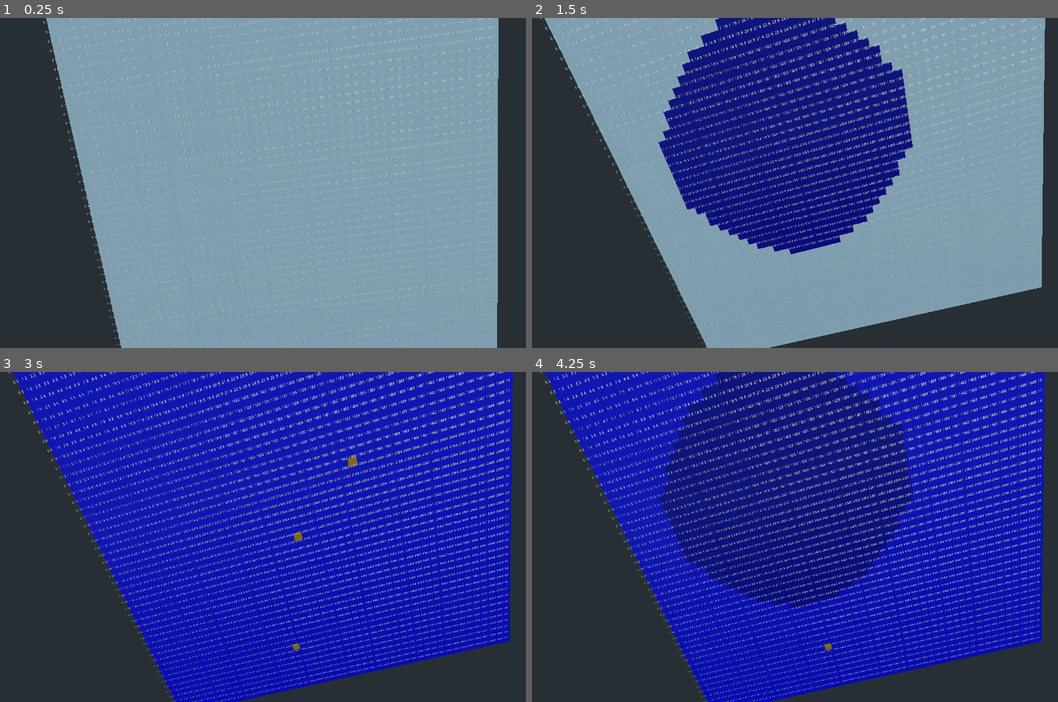
Above: before the commit, frames 1-4 (two rows, left to right).
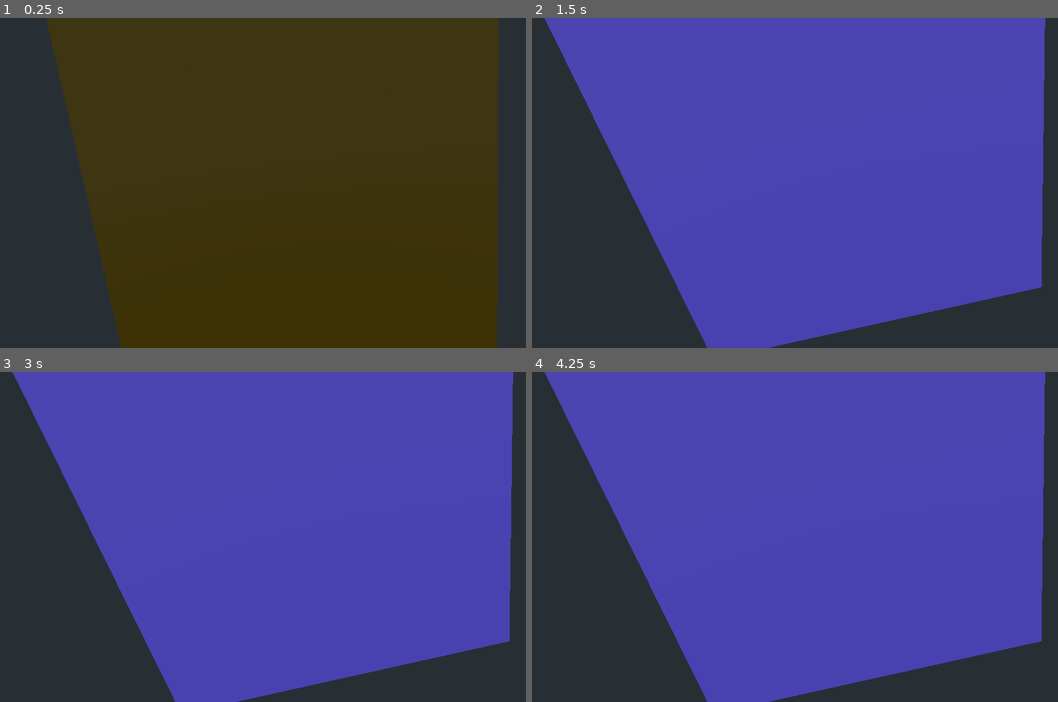
Above: after the commit, the same moments.

Repository: nestorac/earth
Game: Godot game, scene res://Globe.tscn
The game is run twice, just before and just after one commit, with the same random seed, the same clock (stepped at 60 frames per second) and the same inputs.
Inputs (mouse positions are in pixels of both pictures, inside the frame that each line leads up to):
- Up to frame 1 (0.25 s): no input
- Up to frame 2 (1.5 s): move the mouse to (910, 166) at 0.52 s; hold T (test1) 0.53-1.28 s; tap G (test2, bound only after the commit) at 0.8, 1.35 s; move the mouse to (674, 199) at 1.27 s
- Up to frame 3 (3 s): tap T (test1) at 1.55 s; tap Enter at 2 s; move the mouse to (310, 464) at 2.02 s; hold W (set_forest) 2.03-2.78 s; tap G (test2, bound only after the commit) at 2.3 s; tap Space (spawn_cells) at 2.75 s; move the mouse to (226, 603) at 2.77 s; tap E (set_land) at 2.85 s
- Up to frame 4 (4.25 s): tap T (test1) at 3.05 s; tap Enter at 3.5 s; move the mouse to (958, 586) at 3.52 s; hold Q (set_sea) from 3.53 s (still down); tap G (test2, bound only after the commit) at 3.8 s

The runs differ from the first frame. In frame 1, 79% of the frame differs, in the area x 8-95%, y 0-100%; in frame 2, 75%; in frame 3, 69%; in frame 4, 71%.
Error in both runs: Attempt to call function 'get_surface_material' in base 'null instance' on a null instance. (res://Scripts/hexagon.gd:7)

Commit message:
Now, water well drawn.

Diff:
--- a/Scripts/MeshOfSquares.gd
+++ b/Scripts/MeshOfSquares.gd
@@ -27,30 +27,40 @@
 	random_land.set_terrain(terrain, 1.0)
 
 
+func get_random_coordinates():
+	randomize()
+	var x = randi() % (width - 1)
+	var y = randi() % (height - 1)
+
+	return [x,y]
 
 func impact(x, y, radius, terrain):
 	var square = get_square(x,y)
 	# square.set_terrain(terrain, 1.0)
 
 	for i in range(radius):
+		var aliasing = 1.0
 		var distance = round ( radius - round( (i*i) / (PI*PI*2) ) )
+#		print ("i: " + str(i) + ", radius: " + str(radius))
 		for j in range( distance ):
-			var aliasing
-			if (j < distance):
-				aliasing = 0.7
-#				print ("Aliasing: " + str(aliasing))
+			if (j == (distance - 1) ):
+				aliasing = fmod((i*i) / (PI*PI*2), 1.0)
+				print (aliasing)
 			else:
 				aliasing = 1.0
-#				print ("Aliasing: " + str(aliasing))
 
 			square = get_square(x+i, y+j)
-			square.set_terrain(terrain, aliasing)
+			if square:
+				square.add_terrain_water(aliasing)
 			square = get_square(x+i, y-j)
-			square.set_terrain(terrain, aliasing)
+			if square:
+				square.add_terrain_water(aliasing)
 			square = get_square(x-i,y+j)
-			square.set_terrain(terrain, aliasing)
+			if square:
+				square.add_terrain_water(aliasing)
 			square = get_square(x-i,y-j)
-			square.set_terrain(terrain, aliasing)
+			if square:
+				square.add_terrain_water(aliasing)
 
 
 func get_square(x, y):
@@ -67,11 +77,8 @@
 
 func _process(delta):
 	if Input.is_action_pressed("test1"):
-		impact(20,20,15,WATER)
-#		var sqr = get_square(5,100)
-#		if (sqr != null):
-#			sqr.set_terrain(ICE)
-#			print(sqr)
+		var xy = get_random_coordinates()
+		impact(xy[0],xy[1],randi()%20,WATER)
 	if Input.is_action_pressed("update_terrains"):
 		create_sea()
 		for i in islands:
--- a/Scripts/Square.gd
+++ b/Scripts/Square.gd
@@ -1,8 +1,6 @@
 extends MeshInstance
 
 class_name Square
-
-enum {WATER, LAND, ICE, GRASS}
 
 var escaque_label = Label3D.new()
 
@@ -10,11 +8,13 @@
 var vertices = PoolVector3Array()
 var UVs = PoolVector2Array()
 var mat = SpatialMaterial.new()
-var color = Color(0.5, 0, 0)
-export var terrain = WATER
+var color = Color(0, 0, 0)
 var st = SurfaceTool.new()
 
-var depth = 1.0 # between 0 and 1
+var water_depth = 0.0 # between 0 and 1
+var land_depth = 0.5 # between 0 and 1
+var ice_depth = 0.0 # between 0 and 1
+var grass = false
 
 var up
 var down
@@ -23,6 +23,10 @@
 
 var escaque = Vector2(0,0)
 
+
+func _process(delta):
+	if Input.is_action_pressed("test2"):
+		draw_square()
 
 func set_neighbors(_up, _down, _left, _right):
 	if (_up != null):
@@ -66,22 +70,29 @@
 ##	st.set_material(mat)
 
 
-func set_terrain(_terrain, depth):
+func add_terrain_water(water):
+	water_depth += water
+	if water_depth > 1.0:
+		water_depth = 1.0
+	draw_square()
 
+func draw_square():
 	var material = get_surface_material(0)
-	terrain = _terrain
+	if ice_depth > 0:
+		color = Color(ice_depth*0.15, ice_depth*1, ice_depth*1)
+	elif water_depth > 0:
+		color = Color(water_depth*0.1, water_depth*0.1, water_depth*1)
+		if land_depth > 0:
+			color = color + Color(land_depth*1, land_depth*0.66, land_depth*0)
+	elif (land_depth > 0):
+		color = Color(land_depth*1, land_depth*0.66, land_depth*0)
+	if grass:
+		color = Color(0.1, 0.7, 0.1)
+	material.albedo_color = color
 
-	match terrain:
-		WATER:
-			color = Color(depth*0.1, depth*0.1, depth*1)
-		LAND:
-			color = Color(depth*1, depth*0.66, depth*0)
-		ICE:
-			color = Color(depth*0.15, depth*1, depth*1)
-		GRASS:
-			color = Color(depth*0.1, depth*0.7, depth*0.1)
 
-	material.albedo_color = color
+#func set_terrain(_terrain, depth):
+
 
 
 func choose_random(array:Array):
@@ -134,6 +145,8 @@
 	load_fig()
 	init()
 	play()
-	escaquear()
+#	escaquear() # Draw coordinates on every square. Debugging purposes.
 
 	set_surface_material(0, _material)
+
+	draw_square()
--- a/project.godot
+++ b/project.godot
@@ -82,6 +82,11 @@
 "events": [ Object(InputEventKey,"resource_local_to_scene":false,"resource_name":"","device":0,"alt":false,"shift":false,"control":false,"meta":false,"command":false,"pressed":false,"scancode":0,"physical_scancode":84,"unicode":0,"echo":false,"script":null)
  ]
 }
+test2={
+"deadzone": 0.5,
+"events": [ Object(InputEventKey,"resource_local_to_scene":false,"resource_name":"","device":0,"alt":false,"shift":false,"control":false,"meta":false,"command":false,"pressed":false,"scancode":0,"physical_scancode":71,"unicode":0,"echo":false,"script":null)
+ ]
+}
 
 [physics]
 
